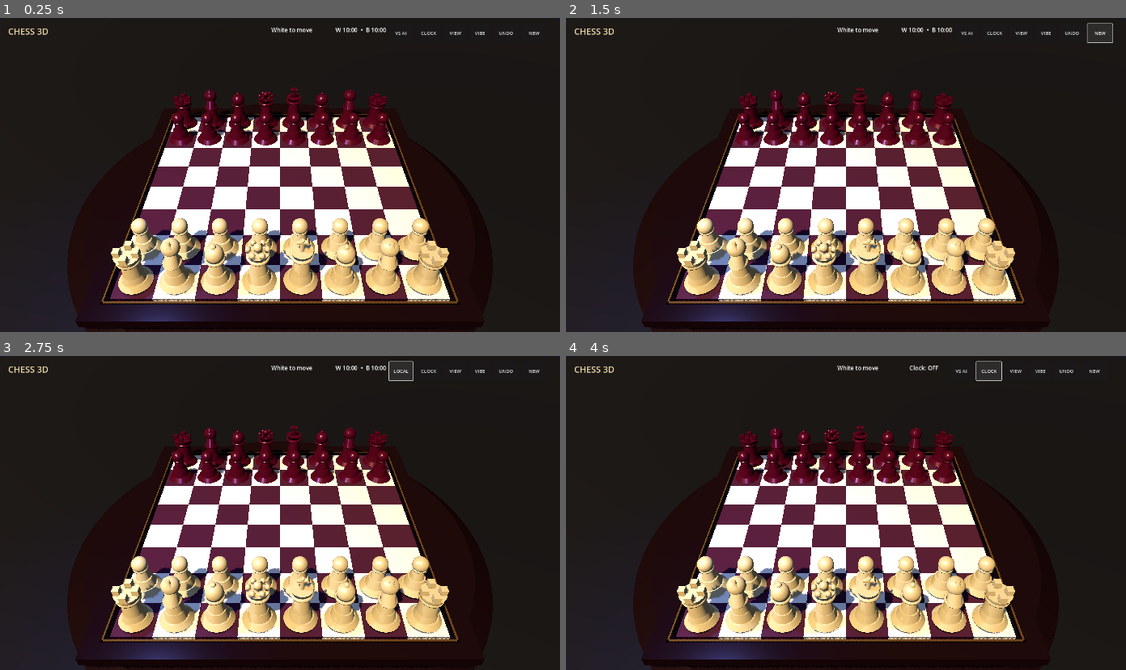
Above: before the commit, frames 1-4 (two rows, left to right).
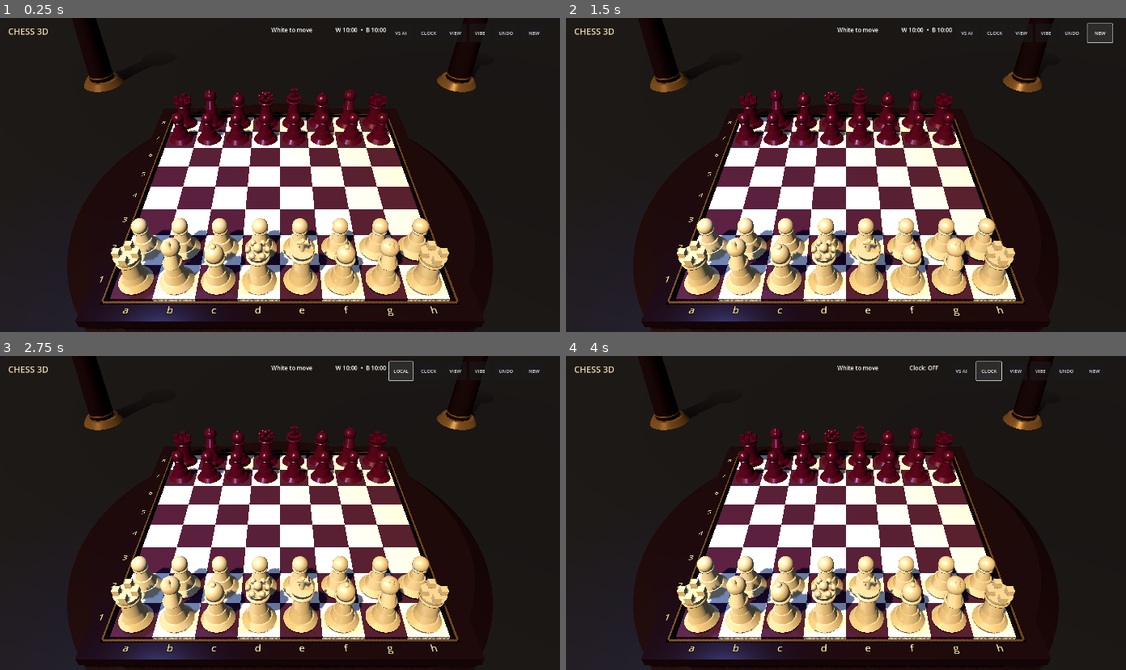
Above: after the commit, the same moments.

Repository: redxbox/chess-3d
Game: Godot game, scene res://src/main/main.tscn
The game is run twice, just before and just after one commit, with the same random seed, the same clock (stepped at 60 frames per second) and the same inputs.
Inputs:
- Up to frame 1 (0.25 s): no input
- Up to frame 2 (1.5 s): click "NEW" at 0.5 s; click "NEW" at 1.25 s
- Up to frame 3 (2.75 s): click "VS AI" at 2 s
- Up to frame 4 (4 s): click "LOCAL" at 2.75 s; click "CLOCK" at 3.5 s

The runs differ from the first frame. In frame 1, 0.9% of the frame differs, in the area x 15-88%, y 0-95%; in frame 2, 0.9%; in frame 3, 0.9%; in frame 4, 0.9%.

Commit message:
Add board coordinates room details and capture particles
Co-authored-by: arena-agent <297053741+arena-agent@users.noreply.github.com>

Diff:
--- a/src/main/main.gd
+++ b/src/main/main.gd
@@ -150,6 +150,39 @@
 	floor.mesh = floor_mesh
 	floor.position.y = -0.82
 	board.add_child(floor)
+	_add_board_coordinates()
+	_create_room_details(wood, gold)
+
+
+func _add_board_coordinates() -> void:
+	var label_color := Color("d5b875")
+	for index in BOARD_SIZE:
+		for data in [
+			["abcdefgh"[index], Vector3((index - 3.5) * SQUARE_SIZE, 0.15, 4.34)],
+			[str(8 - index), Vector3(-4.34, 0.15, (index - 3.5) * SQUARE_SIZE)]
+		]:
+			var label := Label3D.new()
+			label.text = data[0]
+			label.font_size = 48
+			label.modulate = label_color
+			label.outline_size = 8
+			label.outline_modulate = Color(0.03, 0.02, 0.03, 0.9)
+			label.position = data[1]
+			label.rotation_degrees.x = -90.0
+			label.pixel_size = 0.005
+			board.add_child(label)
+
+
+func _create_room_details(wood: Material, gold: Material) -> void:
+	for corner in [Vector3(-8.5, -0.8, -8.5), Vector3(8.5, -0.8, -8.5), Vector3(-8.5, -0.8, 8.5), Vector3(8.5, -0.8, 8.5)]:
+		var column := Node3D.new()
+		column.position = corner
+		board.add_child(column)
+		_add_cylinder(column, 0.72, 0.9, 0.28, 0.14, gold)
+		_add_cylinder(column, 0.42, 0.55, 4.8, 2.65, wood)
+		_add_torus(column, 0.48, 0.08, 0.45, gold)
+		_add_torus(column, 0.48, 0.08, 4.88, gold)
+		_add_cylinder(column, 0.9, 0.72, 0.28, 5.04, gold)
 
 
 func _add_board_box(position: Vector3, size: Vector3, material: Material) -> void:
@@ -466,10 +499,45 @@
 	tween.tween_property(moving_piece, "position", midpoint, 0.13)
 	tween.tween_property(moving_piece, "position", target, 0.15)
 	if is_instance_valid(captured_piece):
+		_spawn_capture_effect(captured_piece.position, move.captured)
 		var capture_tween := create_tween().set_parallel(true)
 		capture_tween.tween_property(captured_piece, "scale", Vector3.ZERO, 0.2)
 		capture_tween.tween_property(captured_piece, "position:y", -0.25, 0.2)
 	tween.finished.connect(finished)
+
+
+func _spawn_capture_effect(position: Vector3, captured_code: String) -> void:
+	var particles := CPUParticles3D.new()
+	particles.amount = 14
+	particles.lifetime = 0.55
+	particles.one_shot = true
+	particles.explosiveness = 0.95
+	particles.emission_shape = CPUParticles3D.EMISSION_SHAPE_SPHERE
+	particles.emission_sphere_radius = 0.16
+	particles.direction = Vector3(0, 1, 0)
+	particles.spread = 70.0
+	particles.initial_velocity_min = 1.0
+	particles.initial_velocity_max = 2.2
+	particles.gravity = Vector3(0, -4.2, 0)
+	particles.scale_amount_min = 0.45
+	particles.scale_amount_max = 1.0
+	var spark := SphereMesh.new()
+	spark.radius = 0.035
+	spark.height = 0.07
+	spark.radial_segments = 8
+	spark.rings = 4
+	var spark_material := StandardMaterial3D.new()
+	var spark_color := Color("d6bd82") if captured_code == captured_code.to_upper() else Color("b72a55")
+	spark_material.albedo_color = spark_color
+	spark_material.emission_enabled = true
+	spark_material.emission = spark_color
+	spark_material.emission_energy_multiplier = 1.8
+	spark.material = spark_material
+	particles.mesh = spark
+	particles.position = position + Vector3(0, 0.45, 0)
+	board.add_child(particles)
+	particles.emitting = true
+	get_tree().create_timer(1.0).timeout.connect(particles.queue_free)
 
 
 func _draw_highlights() -> void:
Not shown, changed: export_presets.cfg
Not shown, changed: .github/workflows/ci.yml
Not shown, changed: ROADMAP.md
